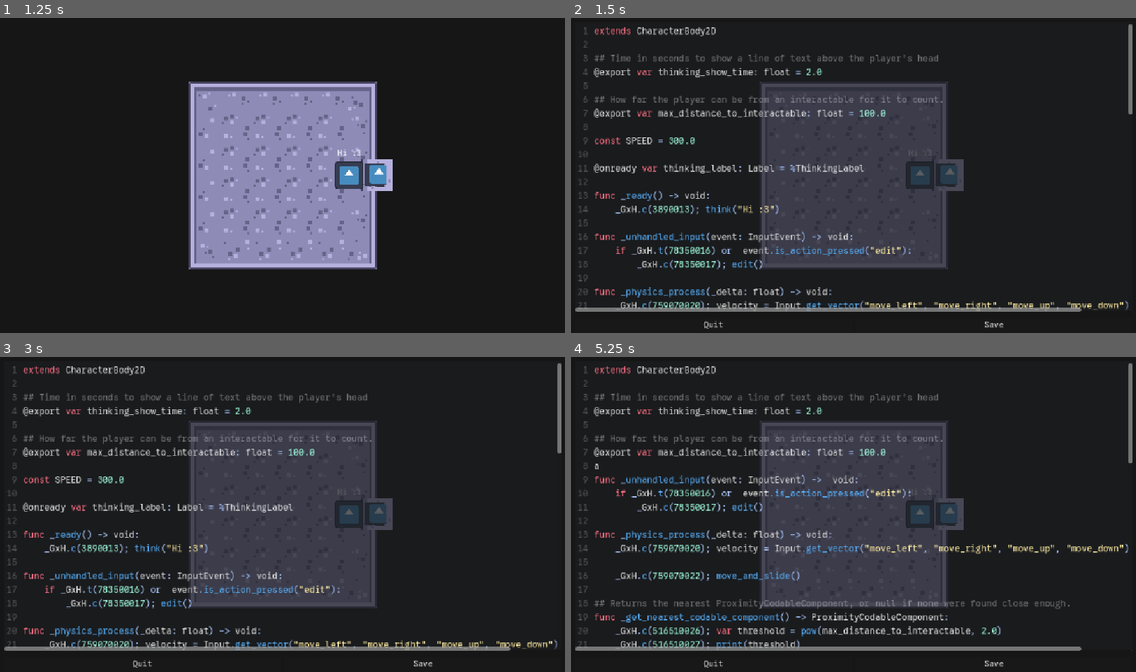
Above: before the commit, frames 1-4 (two rows, left to right).
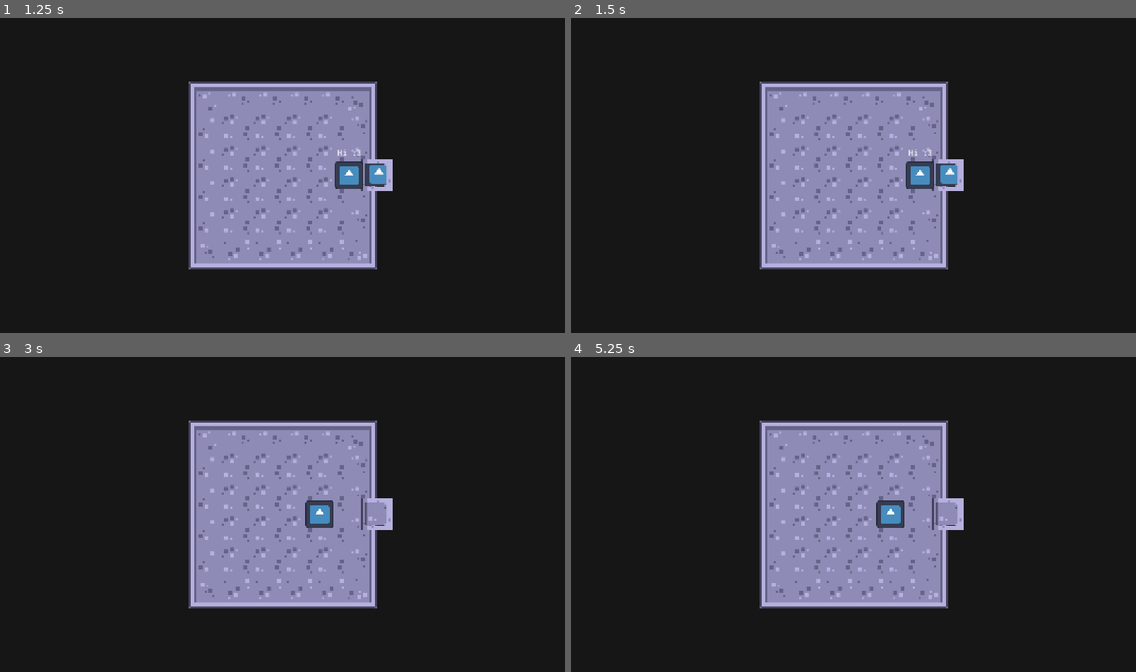
Above: after the commit, the same moments.

Repository: weedleeedle/self-coding-game-prototype
Game: Godot game, scene res://scene/rpg/starting_room/starting_room.tscn
The game is run twice, just before and just after one commit, with the same random seed, the same clock (stepped at 60 frames per second) and the same inputs. This scene is started directly instead of the project's main scene. The engine's default icon, where the game draws it, is replaced by a stand-in: a white triangle on a blue panel in a dark square.
Inputs (mouse positions are in pixels of both pictures, inside the frame that each line leads up to):
- Up to frame 1 (1.25 s): tap Enter at 0.5 s; move the mouse to (406, 159) at 0.52 s; press the mouse at (406, 159) at 0.53 s; hold D (move_right) from 0.53 s (still down); tap Space (jump) at 0.77 s
- Up to frame 2 (1.5 s): keep holding D (move_right); tap Space (jump) at 1.25 s; move the mouse to (740, 191) at 1.27 s; release the mouse at (740, 191) at 1.28 s; click (740, 191) at 1.35 s
- Up to frame 3 (3 s): tap Space (jump) at 1.52 s; release D (move_right) at 2 s; click (423, 662) at 2 s, where only the run before the commit has a clickable "Save"; tap Enter at 2.75 s; move the mouse to (339, 445) at 2.77 s; press the mouse at (339, 445) at 2.78 s; hold A (move_left) from 2.78 s (still down)
- Up to frame 4 (5.25 s): move the mouse to (825, 580) at 3.52 s; release A (move_left) at 3.53 s; release the mouse at (825, 580) at 3.53 s; hold D (move_right) 3.53-5.03 s; click (825, 580) at 3.6 s; tap Space (jump) at 3.77, 4.52, 5 s; move the mouse to (1023, 564) at 4.27 s; press the mouse at (1023, 564) at 4.28 s; move the mouse to (684, 467) at 5.02 s; release the mouse at (684, 467) at 5.03 s; hold A (move_left) from 5.03 s (still down); click (684, 467) at 5.1 s

Frame 1 is identical in both runs. In frame 2, 27% of the frame differs, in the area x 0-100%, y 2-99%; in frame 3, 27%; in frame 4, 28%.

Commit message:
Changed editing code to interacting
Editing code is now done by clicking on the object, interacting is done
via the keyboard. Probably E?

Diff:
--- /dev/null
+++ b/godot/components/interactable_component/interactable_component.gd
@@ -0,0 +1,7 @@
+class_name InteractableComponent extends Node2D
+
+## This signal is emitted when this object is interacted with.
+signal interacted_with()
+
+func interact() -> void:
+    interacted_with.emit()
--- /dev/null
+++ b/godot/components/interactable_component/interactable_component.tscn
@@ -0,0 +1,6 @@
+[gd_scene load_steps=2 format=3 uid="uid://bog4jxdidfq6g"]
+
+[ext_resource type="Script" uid="uid://ciqk2put6yq33" path="res://components/interactable_component/interactable_component.gd" id="1_uwf3a"]
+
+[node name="InteractableComponent" type="Node2D" groups=["interactable"]]
+script = ExtResource("1_uwf3a")
--- a/godot/components/mirror/mirror.tscn
+++ b/godot/components/mirror/mirror.tscn
@@ -1,12 +1,15 @@
-[gd_scene load_steps=6 format=3 uid="uid://c4es7caam7dta"]
+[gd_scene load_steps=7 format=3 uid="uid://c4es7caam7dta"]
 
 [ext_resource type="Script" uid="uid://c1eo4cutr1pgp" path="res://components/mirror/mirror.gd" id="1_hfp7i"]
 [ext_resource type="Texture2D" uid="uid://ecc7vvmhggk8" path="res://components/mirror/mirror_frame.png" id="2_63uco"]
-[ext_resource type="PackedScene" uid="uid://bog4jxdidfq6g" path="res://components/proximity_codable_component/proximity_codable_component.tscn" id="3_hd0sb"]
+[ext_resource type="PackedScene" uid="uid://ci7kn75026ai4" path="res://components/click_codable_component/click_codable_component.tscn" id="3_hd0sb"]
 [ext_resource type="Script" uid="uid://4ocwu7oiifim" path="res://components/rpg_character/rpg_character.gd" id="4_fpcou"]
 
 [sub_resource type="RectangleShape2D" id="RectangleShape2D_hfp7i"]
 size = Vector2(64, 64)
+
+[sub_resource type="CircleShape2D" id="CircleShape2D_fpcou"]
+radius = 43.0465
 
 [node name="Mirror" type="CharacterBody2D"]
 script = ExtResource("1_hfp7i")
@@ -41,5 +44,8 @@
 [node name="CollisionShape2D" type="CollisionShape2D" parent="."]
 shape = SubResource("RectangleShape2D_hfp7i")
 
-[node name="ProximityCodableComponent" parent="." instance=ExtResource("3_hd0sb")]
+[node name="ClickCodableComponent" parent="." instance=ExtResource("3_hd0sb")]
 edited_script = ExtResource("4_fpcou")
+
+[node name="CollisionShape2D" type="CollisionShape2D" parent="ClickCodableComponent"]
+shape = SubResource("CircleShape2D_fpcou")
--- a/godot/components/proximity_codable_component/proximity_codable_component.gd
+++ /dev/null
@@ -1,7 +0,0 @@
-class_name ProximityCodableComponent extends Node2D
-
-## Script to edit
-@export var edited_script: Script
-
-func edit() -> void:
-    EditorManager.edit_script(edited_script)
--- a/godot/components/proximity_codable_component/proximity_codable_component.tscn
+++ /dev/null
@@ -1,6 +0,0 @@
-[gd_scene load_steps=2 format=3 uid="uid://bog4jxdidfq6g"]
-
-[ext_resource type="Script" uid="uid://ciqk2put6yq33" path="res://components/proximity_codable_component/proximity_codable_component.gd" id="1_uwf3a"]
-
-[node name="ProximityCodableComponent" type="Node2D" groups=["editable"]]
-script = ExtResource("1_uwf3a")
--- a/godot/components/rpg_character/rpg_character.gd
+++ b/godot/components/rpg_character/rpg_character.gd
@@ -11,55 +11,53 @@
 @onready var thinking_label: Label = %ThinkingLabel
 
 func _ready() -> void:
-	think("Hi :3")
+    think("Hi :3")
 
 func _unhandled_input(event: InputEvent) -> void:
-	if event.is_action_pressed("edit"):
-		edit()
+    if event.is_action_pressed("interact"):
+        interact()
 
 func _physics_process(_delta: float) -> void:
-	velocity = Input.get_vector("move_left", "move_right", "move_up", "move_down") * SPEED
+    velocity = Input.get_vector("move_left", "move_right", "move_up", "move_down") * SPEED
 
-	move_and_slide()
+    move_and_slide()
 
 ## Returns the nearest ProximityCodableComponent, or null if none were found close enough.
-func _get_nearest_codable_component() -> ProximityCodableComponent:
-	var threshold = pow(max_distance_to_interactable, 2.0)
-	print(threshold)
-	for node in get_tree().get_nodes_in_group("editable"):
-		print(node.global_position.distance_squared_to(global_position))
+func _get_nearest_interactable_component() -> Node:
+    var threshold = pow(max_distance_to_interactable, 2.0)
 
-	var close_nodes = get_tree().get_nodes_in_group("editable") \
-			.filter(func (node): return node.global_position.distance_squared_to(global_position) <= threshold)
+    var close_nodes = get_tree().get_nodes_in_group("interactable") \
+            .filter(func (node): return node.global_position.distance_squared_to(global_position) <= threshold)
 
-	print(close_nodes)
+    if close_nodes.is_empty():
+        return null
 
-	if close_nodes.is_empty():
-		return null
+    var closest_node: Node2D = close_nodes[0]
+    var closest_node_distance: float = closest_node.global_position.distance_squared_to(global_position)
+    for node in close_nodes:
+        var new_distance: float = node.global_position.distance_squared_to(global_position)
+        if new_distance < closest_node_distance:
+            closest_node = node
+            closest_node_distance = new_distance
 
-	var closest_node: Node2D = close_nodes[0]
-	var closest_node_distance: float = closest_node.global_position.distance_squared_to(global_position)
-	for node in close_nodes:
-		var new_distance: float = node.global_position.distance_squared_to(global_position)
-		if new_distance < closest_node_distance:
-			closest_node = node
-			closest_node_distance = new_distance
+    return closest_node
 
-	return closest_node
+func interact() -> void:
+    var interactable: Node = _get_nearest_interactable_component()
+    if interactable == null:
+        return
 
-func edit() -> void:
-	var codable: ProximityCodableComponent = _get_nearest_codable_component()
-	if codable == null:
-		return
+    if not interactable.has_method("interact"):
+        return
 
-	codable.edit()
+    interactable.interact()
 
 func think(text: String) -> void:
-	var vert_margin := 32
-	thinking_label.text = text
-	# Center label above player
-	thinking_label.position.x = -thinking_label.size.x / 2
-	thinking_label.position.y = -thinking_label.size.y - vert_margin
-	thinking_label.show()
-	await create_tween().tween_interval(thinking_show_time).finished
-	thinking_label.hide()
+    var vert_margin := 32
+    thinking_label.text = text
+    # Center label above player
+    thinking_label.position.x = -thinking_label.size.x / 2
+    thinking_label.position.y = -thinking_label.size.y - vert_margin
+    thinking_label.show()
+    await create_tween().tween_interval(thinking_show_time).finished
+    thinking_label.hide()
--- a/godot/project.godot
+++ b/godot/project.godot
@@ -26,6 +26,7 @@
 [global_group]
 
 editable="Objects thathave a ProximityCodableComponent"
+interactable=""
 
 [gui]
 
Renamed: godot/components/proximity_codable_component/proximity_codable_component.gd.uid -> godot/components/interactable_component/interactable_component.gd.uid
